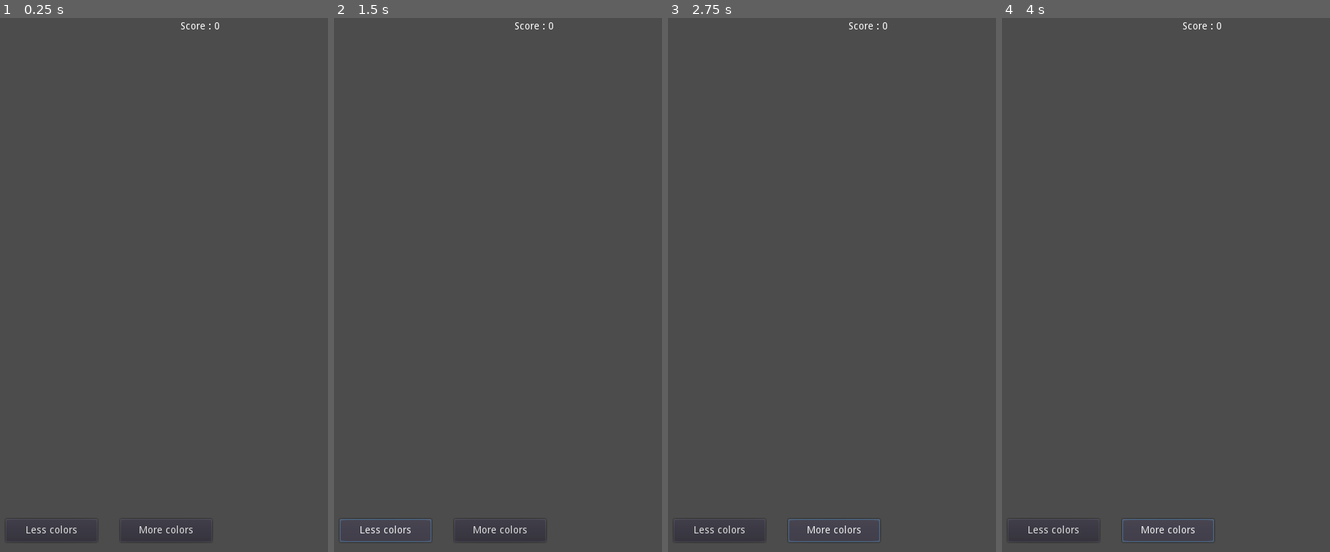
Above: before the commit, frames 1-4 (left to right).
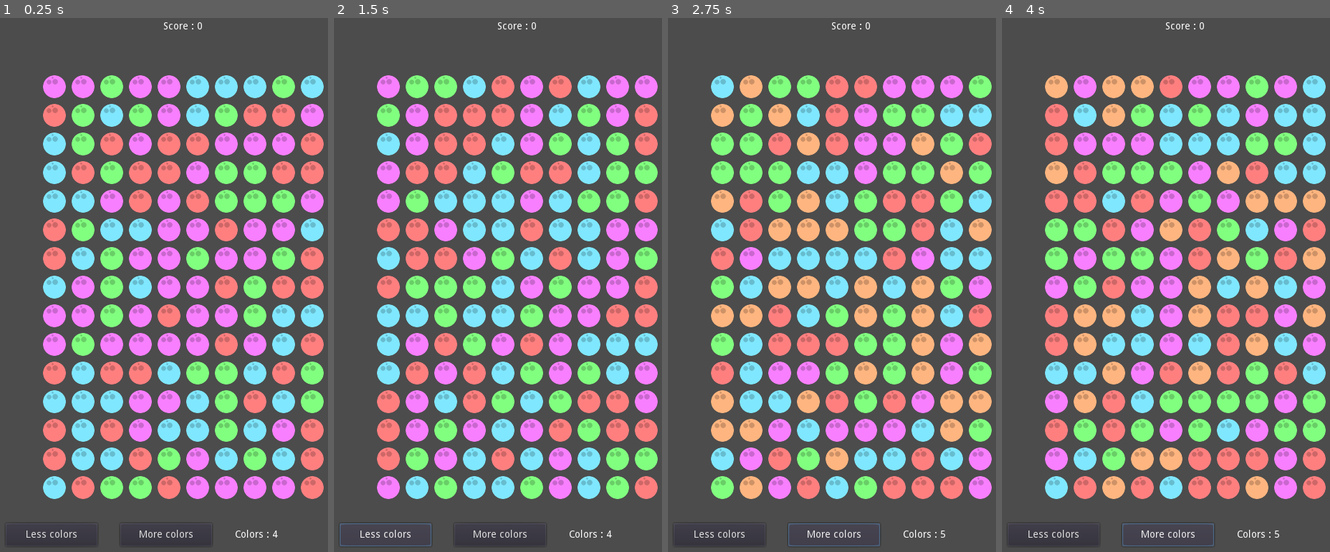
Above: after the commit, the same moments.

Repository: orion78fr/godot-explosivo
Game: Godot game, scene res://Root.tscn
The game is run twice, just before and just after one commit, with the same random seed, the same clock (stepped at 60 frames per second) and the same inputs.
Inputs:
- Up to frame 1 (0.25 s): no input
- Up to frame 2 (1.5 s): click "More colors" at 0.5 s; click "Less colors" at 1.25 s
- Up to frame 3 (2.75 s): click "More colors" at 2 s
- Up to frame 4 (4 s): click "Less colors" at 2.75 s; click "More colors" at 3.5 s

The runs differ from the first frame. In frame 1, 36% of the frame differs, in the area x 1-99%, y 0-99%; in frame 2, 36%; in frame 3, 36%; in frame 4, 36%.
Error before the commit: Parse Error: Variable "p" already defined in the scope (at line 77). (res://Board.gd:88)

Commit message:
First try at a github workflow for exporting

Diff:
--- a/Board.gd
+++ b/Board.gd
@@ -85,9 +85,9 @@
 	# print("Exploding ", balls_to_explode.size(), " balls")
 
 	if balls_to_explode.size() > 1:
-		for p in balls_to_explode:
-			remove_child(board[p])
-			board.erase(p)
+		for b in balls_to_explode:
+			remove_child(board[b])
+			board.erase(b)
 
 		compact()
 
Not shown, changed: export_presets.cfg
Not shown, added: .github/workflows/build.yml
